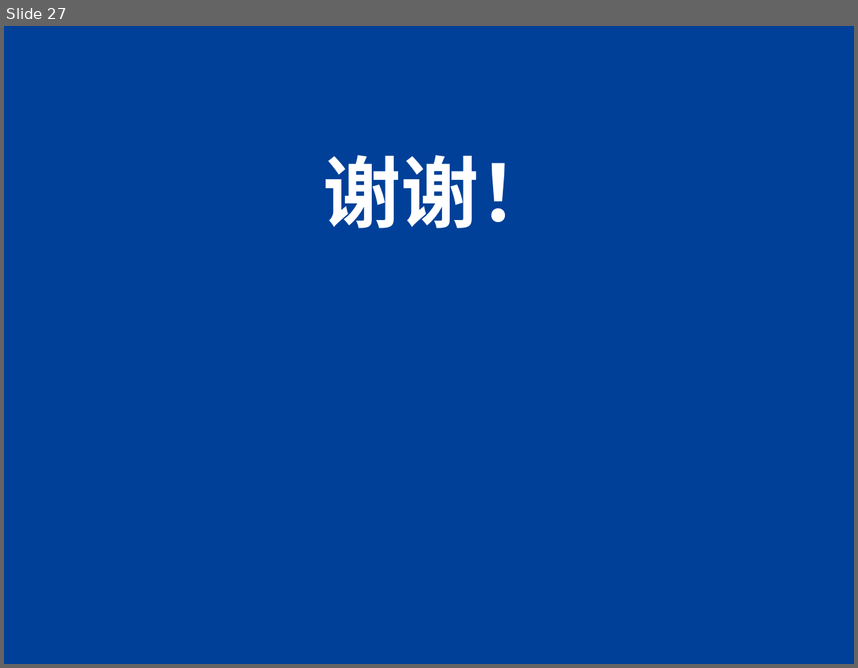
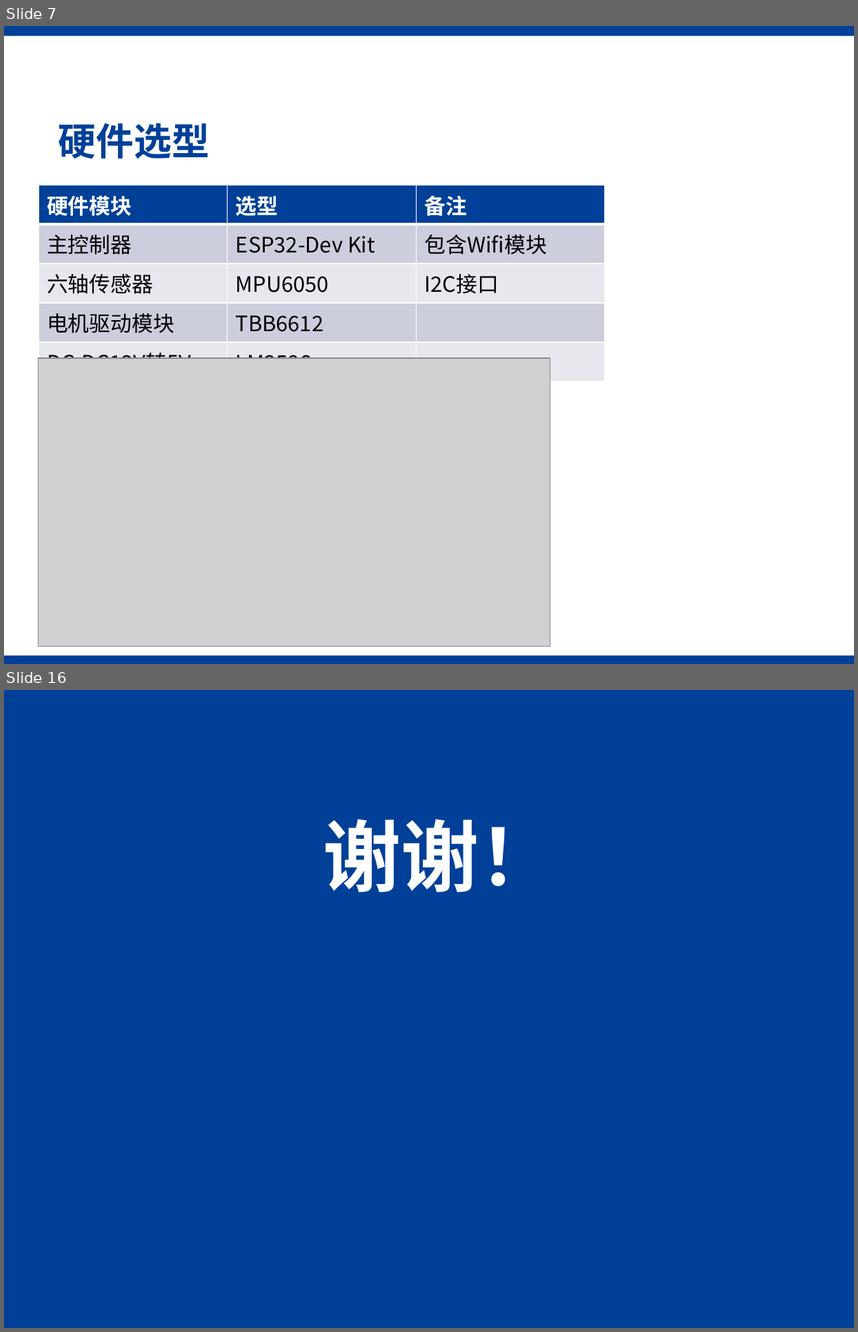
Before and after one commit to gyfastas/EE397, a slide deck: PPT/中期检测报告.pptx. Shown one above the other, each under a label of ours: slide 27 before the commit, slides 7 and 16 after it; the slides between them are not shown. The pictures are 858x668 and 858x1332 pixels, drawn with LibreOffice and Linux fonts; fonts in the diff are those of the drawing; grey boxes stand for pictures; background and template pictures are left out. Boxes give left, top, right and bottom in pixels: in the first picture for what was removed or moved away, otherwise in the second. Text is boxed around its words. In the diff, an @@ line names an element or a change of style, - is before the commit and + after.

```diff
--- a/PPT/中期检测报告.pptx
+++ b/PPT/中期检测报告.pptx
@@ slide 7 added at box(4, 26, 854, 664), background #FFFFFF @@
@@ rectangle added at box(4, 26, 854, 36), fill #004098 @@
@@ title added at box(59, 123, 210, 158), 32 pt, text #004098, bold @@
+硬件选型
@@ table added at box(38, 185, 604, 361), 5 rows, 3 columns @@
+硬件模块 | 选型 | 备注
+主控制器 | ESP32-Dev Kit | 包含Wifi模块
+六轴传感器 | MPU6050 | I2C接口
+电机驱动模块 | TBB6612 | 
+DC-DC12V转5V | LM2596 | 
@@ picture added at box(38, 358, 550, 646) @@
@@ rectangle added at box(4, 655, 854, 664), fill #004098 @@
@@ what was slide 27 is now slide 16 @@
```
Also in this commit, not shown: 4 slides changed, 10 other slides added, 22 slides removed, 3 other files.
